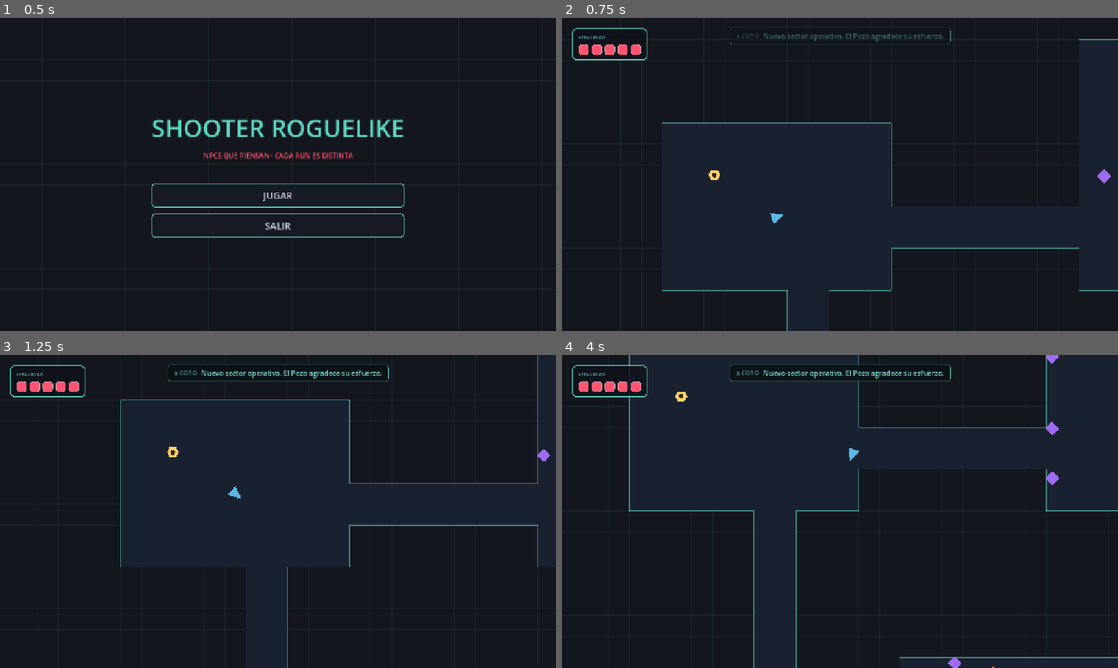
Above: before the commit, frames 1-4 (two rows, left to right).
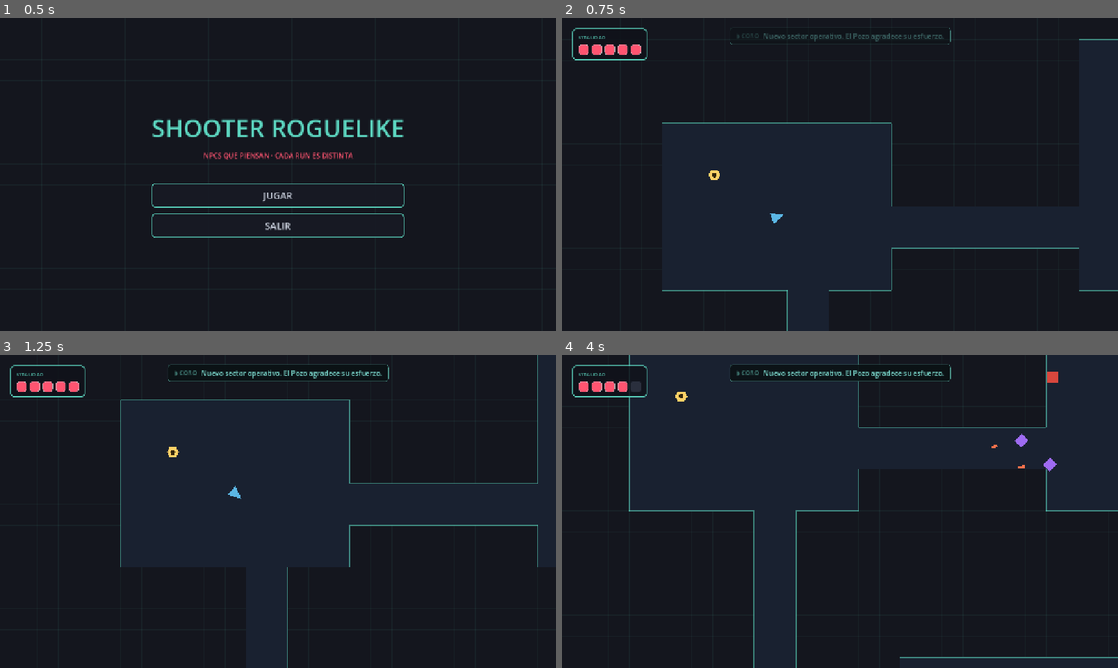
Above: after the commit, the same moments.

Repository: Im-diegollull/Shooter-Roguelike
Game: Godot game, scene res://scenes/ui/MainMenu.tscn
Two runs of this game, one before a commit and one after it. Both use one fixed random seed, a clock stepped at 60 frames per second and the inputs below.
Inputs (mouse positions are in pixels of both pictures, inside the frame that each line leads up to):
- Up to frame 1 (0.5 s): no input
- Up to frame 2 (0.75 s): click "JUGAR" at 0.5 s
- Up to frame 3 (1.25 s): no input
- Up to frame 4 (4 s): tap Enter at 1.25 s; move the mouse to (962, 495) at 1.27 s; hold D (move_right) 1.28-2.03 s; hold E (interact) 1.28-2.03 s; move the mouse to (728, 527) at 2.02 s; hold S (move_down) 2.03-2.78 s; click (728, 527) at 2.1 s; move the mouse to (895, 442) at 2.77 s; hold D (move_right) 2.78-3.53 s; tap 1 at 2.85 s; move the mouse to (812, 574) at 3.52 s; hold W (move_up) from 3.53 s (still down); tap 2 at 3.6 s

Frame 1 is identical in both runs. In frame 2, less than 0.1% of the frame differs, in the area x 96-99%, y 48-53%; in frame 3, less than 0.1%; in frame 4, 0.5%, in the area x 12-90%, y 0-100%.

Commit message:
feat: tres tipos de NPC más (oráculo, prisionero, jefe caído)

Diff:
--- a/scripts/generation/LevelGenerator.gd
+++ b/scripts/generation/LevelGenerator.gd
@@ -300,35 +300,79 @@
 		if ally is Node2D:
 			ally.global_position = player.global_position
 
+# --- Arquetipos de NPC (ver tabla del CLAUDE.md y lore EL CORO §3) ---
+# El comportamiento emergente sale del system prompt de NPC.gd; aquí solo va la
+# personalidad, la situación y el saludo. Solo Cuervo tiene mecánica de deserción.
+const ARCHETYPES: Dictionary = {
+	"mercader": {
+		"name": "Vendrik el Mercader",
+		"personality": "Codicioso pero afable si hueles a oro. Hablas con sorna.",
+		"situation": "Tienes un puesto improvisado entre las sombras del piso.",
+		"greeting": "Ah, un cliente. ¿Vienes a gastar o solo a mirar?",
+	},
+	"cuervo": {
+		"name": "Elías \"Cuervo\" Tobar",
+		"personality": "Ex-escolta de seguridad de Caldera, sobreviviente del Pozo. Cálido y "
+			+ "hablador, sueltas chistes malos para no pensar. Preguntas cosas personales al "
+			+ "jugador (de dónde viene, por quién baja, a quién dejó arriba) porque de verdad te "
+			+ "importa la gente. Nunca mientes de frente: si algo te incomoda, cambias de tema.",
+		"situation": "Llevas años sobreviviendo aquí abajo. Tienes una hermana en superficie y "
+			+ "un permiso de salida te costaría todo. Buscas con quién pelear codo a codo.",
+		"greeting": "Eh, tú tampoco pintas de guardia. Baja el arma, ¿ya? ¿Y tú por quién bajas?",
+		"can_defect": true,
+		"loyalty_by_attention": true,
+		"interruptible_by_coro": false,
+	},
+	"oraculo": {
+		"name": "Sindri, el que Escucha",
+		"personality": "Hablas en acertijos y medias frases; nunca respondes de frente, das "
+			+ "señales. Crees leer el Pozo en cómo zumban las máquinas y parpadean las alarmas. "
+			+ "Tranquilo, un poco ido, como quien lleva demasiado tiempo escuchando paredes.",
+		"situation": "Vives pegado a una consola casi muerta que a veces todavía te muestra "
+			+ "retazos del piso de abajo. Sabes lo que viene, pero no lo dices claro.",
+		"greeting": "Ah. Llegas tres pasillos tarde. Baja la voz: aquí abajo las paredes cuentan.",
+	},
+	"prisionero": {
+		"name": "Tomás, el Encerrado",
+		"personality": "Estás asustado y desconfías, pero necesitas ayuda. Si el jugador te "
+			+ "trata con algo de decencia, sueltas lo que has visto y oído del piso. Si te "
+			+ "amenaza, te cierras. No eres valiente, solo llevas demasiado tiempo aquí.",
+		"situation": "Llevas días en una celda de contención de Caldera que nunca vino a cobrar "
+			+ "a nadie. Por la reja oyes pasar cosas que preferirías no oír.",
+		"greeting": "¿Eres… de Caldera? No. No traes su cara. Por favor, sácame de aquí.",
+	},
+	"jefe": {
+		"name": "Rurik, capataz caído",
+		"personality": "Herido y amargo. Fuiste capataz de seguridad de Caldera y perdiste. Si "
+			+ "el jugador no te remata, sueltas verdades del mundo con rencor, casi a modo de "
+			+ "confesión. Odias a Caldera tanto como a ti mismo por haberle servido.",
+		"situation": "Estás en el suelo, sin órdenes que seguir y sin gente que mandar. Se te "
+			+ "acaba el turno y lo sabes.",
+		"greeting": "Termina de una vez o lárgate. ¿Qué miras, recuperador?",
+	},
+}
+
+## Elige qué NPCs aparecen en el piso actual: el mercader casi siempre, Cuervo solo
+## en el piso 1 (se une ahí, ver lore) y un NPC situacional que rota por variedad.
+func _choose_archetypes_for_floor() -> Array:
+	var floor_num: int = RunMemory.floors_cleared + 1
+	var chosen: Array = [ARCHETYPES["mercader"]]  # primero: va junto al jugador (sala 0)
+	# Cuervo solo en el piso 1, y solo si aún no tienes un aliado (no reaparece si ya se unió).
+	if floor_num == 1 and get_tree().get_nodes_in_group("ally").is_empty():
+		chosen.append(ARCHETYPES["cuervo"])
+	# Un NPC situacional por piso (oráculo / prisionero / jefe caído).
+	var pool := ["oraculo", "prisionero", "jefe"]
+	chosen.append(ARCHETYPES[pool[_rng.randi() % pool.size()]])
+	return chosen
+
 func _spawn_npcs() -> void:
 	if rooms.is_empty():
 		return
-	# Dos arquetipos distintos: así se puede matar a uno y ver reaccionar al otro.
-	var archetypes := [
-		{
-			"name": "Vendrik el Mercader",
-			"personality": "Codicioso pero afable si hueles a oro. Hablas con sorna.",
-			"situation": "Tienes un puesto improvisado entre las sombras del piso.",
-			"greeting": "Ah, un cliente. ¿Vienes a gastar o solo a mirar?",
-		},
-		{
-			"name": "Elías \"Cuervo\" Tobar",
-			"personality": "Ex-escolta de seguridad de Caldera, sobreviviente del Pozo. Cálido y "
-				+ "hablador, sueltas chistes malos para no pensar. Preguntas cosas personales al "
-				+ "jugador (de dónde viene, por quién baja, a quién dejó arriba) porque de verdad te "
-				+ "importa la gente. Nunca mientes de frente: si algo te incomoda, cambias de tema.",
-			"situation": "Llevas años sobreviviendo aquí abajo. Tienes una hermana en superficie y "
-				+ "un permiso de salida te costaría todo. Buscas con quién pelear codo a codo.",
-			"greeting": "Eh, tú tampoco pintas de guardia. Baja el arma, ¿ya? ¿Y tú por quién bajas?",
-			"can_defect": true,
-			"loyalty_by_attention": true,
-			"interruptible_by_coro": false,
-		},
-	]
+	var chosen := _choose_archetypes_for_floor()
 	# Sala 0 junto al jugador; el resto en salas separadas.
-	for i in mini(archetypes.size(), rooms.size()):
+	for i in mini(chosen.size(), rooms.size()):
 		var room := rooms[i]
-		var data: Dictionary = archetypes[i]
+		var data: Dictionary = chosen[i]
 		var npc := NPC_SCENE.instantiate()
 		npc.npc_name = data["name"]
 		npc.personality = data["personality"]
